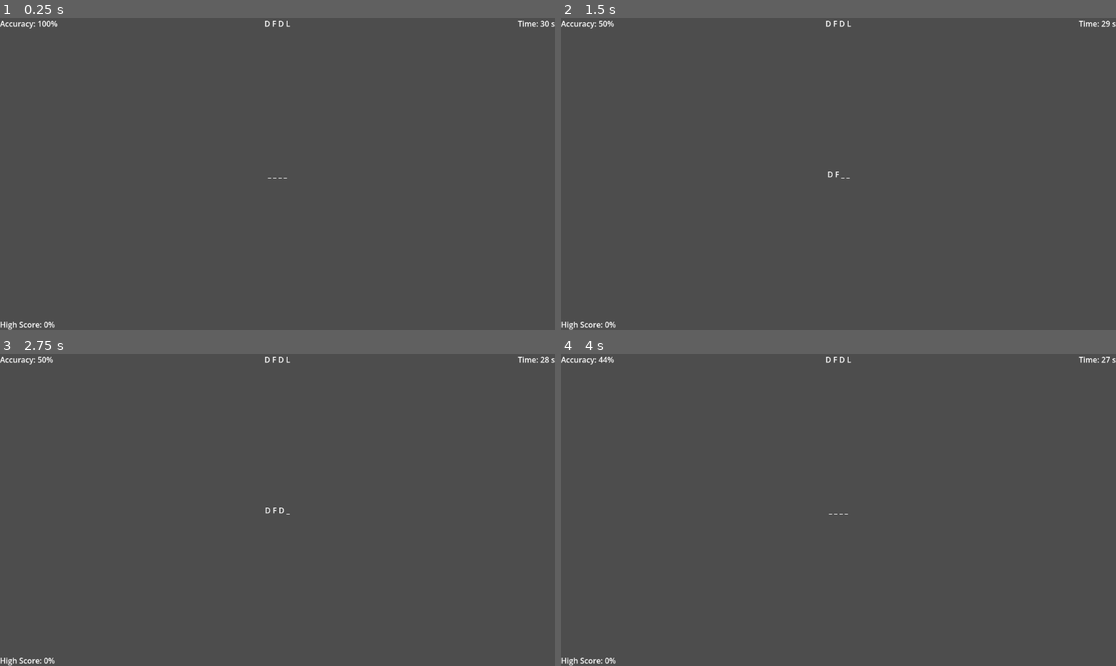
Above: before the commit, frames 1-4 (two rows, left to right).
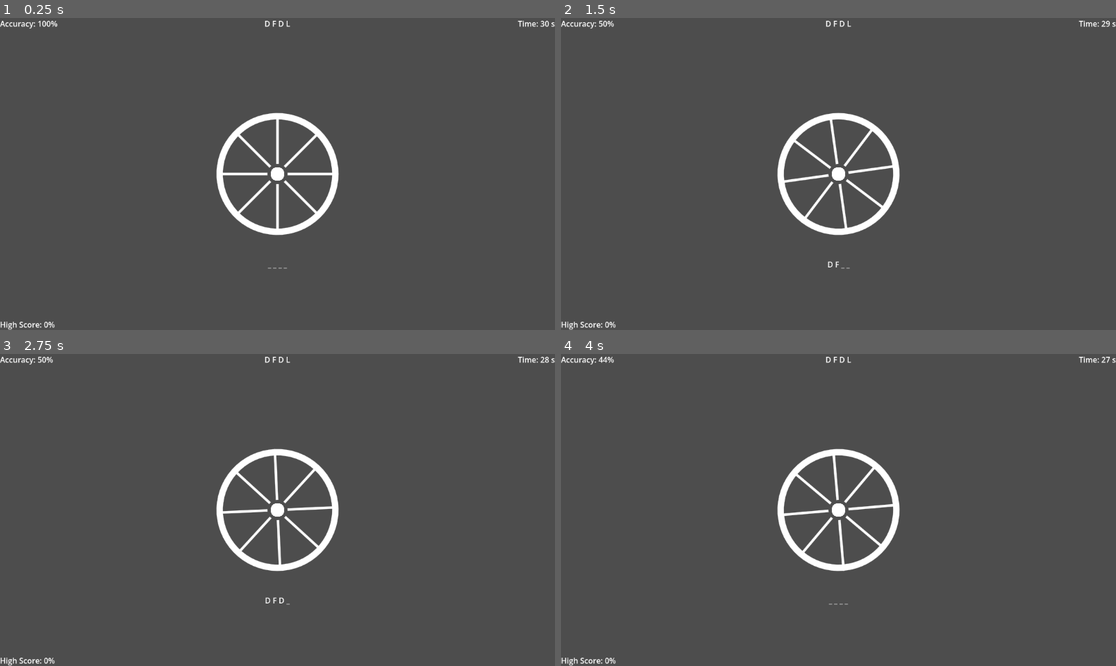
Above: after the commit, the same moments.

Repository: mayank-wangikar/MyGameJamRepo
Game: Godot game, scene res://typing_game.tscn
Two runs of this game, one before a commit and one after it. Both use one fixed random seed, a clock stepped at 60 frames per second and the inputs below.
Inputs:
- Up to frame 1 (0.25 s): no input
- Up to frame 2 (1.5 s): tap Enter at 0.5 s; hold D 0.53-1.28 s; tap F at 0.6 s; hold S from 1.28 s (still down); tap J at 1.35 s
- Up to frame 3 (2.75 s): release S at 2.03 s; hold D from 2.03 s (still down); tap K at 2.1 s
- Up to frame 4 (4 s): tap L at 2.85 s; release D at 3.53 s; hold A from 3.53 s (still down); tap F at 3.6 s

The runs differ from the first frame. In frame 1, 2.3% of the frame differs, in the area x 38-62%, y 30-81%; in frame 2, 2.2%; in frame 3, 2.2%; in frame 4, 2.2%.

Commit message:
wheellll

Diff:
--- a/typing_game.gd
+++ b/typing_game.gd
@@ -1,4 +1,6 @@
 extends Control
+
+signal correct_press
 
 # --- Node references ---
 @onready var timer: Timer = $Timer
@@ -59,6 +61,7 @@
 	if pressed_key == expected_key:
 		round_correct_presses += 1
 		current_index += 1
+		correct_press.emit()
 	_update_accuracy_display()
 	_update_progress_display()
 	if current_index >= target_set.size():
--- a/typing_game.tscn
+++ b/typing_game.tscn
@@ -1,6 +1,7 @@
 [gd_scene format=3 uid="uid://i6hfdnwnet4r"]
 
-[ext_resource type="Script" uid="uid://b1m0ktj7dcn3i" path="res://typing_game.gd" id="1_o3efb"]
+[ext_resource type="Script" uid="uid://gq6ffmebf7k3" path="res://typing_game.gd" id="1_o3efb"]
+[ext_resource type="Script" uid="uid://bnv2p0c0s6yws" path="res://wheel.gd" id="2_x8igm"]
 
 [node name="TypingGame" type="Control" unique_id=889836055]
 layout_mode = 3
@@ -74,9 +75,9 @@
 anchor_right = 0.5
 anchor_bottom = 0.5
 offset_left = -20.0
-offset_top = -11.5
+offset_top = 176.0
 offset_right = 20.0
-offset_bottom = 11.5
+offset_bottom = 199.0
 grow_horizontal = 2
 grow_vertical = 2
 text = "_ _ _ _"
@@ -88,3 +89,9 @@
 offset_bottom = 23.0
 text = "Accuracy 100%"
 metadata/_edit_use_anchors_ = true
+
+[node name="wheel" type="Sprite2D" parent="." unique_id=590592376]
+position = Vector2(577, 324)
+script = ExtResource("2_x8igm")
+
+[connection signal="correct_press" from="." to="wheel" method="add_spin"]
--- /dev/null
+++ b/wheel.gd
@@ -0,0 +1,37 @@
+extends Sprite2D
+
+# --- spin ---
+var angular_velocity := 0.0
+const FRICTION := 1.2
+const SPIN_PER_PRESS := 1.5
+const MAX_SPIN := 25.0
+
+# --- ring look (tweak these in the Inspector) ---
+@export var radius := 120.0
+@export var rim_width := 12.0
+@export var spokes := 8
+var ring_color := Color.WHITE
+
+func _ready() -> void:
+	_recenter()
+	get_viewport().size_changed.connect(_recenter)
+
+func _recenter() -> void:
+	global_position = get_viewport_rect().size / 2.0
+
+func _process(delta: float) -> void:
+	rotation += angular_velocity * delta
+	angular_velocity = move_toward(angular_velocity, 0.0, FRICTION * delta)
+
+func add_spin() -> void:
+	angular_velocity = min(angular_velocity + SPIN_PER_PRESS, MAX_SPIN)
+
+func _draw() -> void:
+	# the rim — a full-circle arc is the ring
+	draw_arc(Vector2.ZERO, radius, 0, TAU, 64, ring_color, rim_width, true)
+	# spokes (these are what make the spin actually visible)
+	for i in spokes:
+		var dir := Vector2(cos(TAU * i / spokes), sin(TAU * i / spokes))
+		draw_line(dir * radius * 0.18, dir * (radius - rim_width * 0.5), ring_color, 4.0, true)
+	# hub
+	draw_circle(Vector2.ZERO, radius * 0.12, ring_color)
Binary file added: game.apple-touch-icon.png
Binary file added: game.icon.png
Binary file added: game.png
Binary file added: index.apple-touch-icon.png
Binary file added: index.icon.png
Binary file added: index.png
Not shown, added: game.audio.position.worklet.js
Not shown, added: game.audio.worklet.js
Not shown, added: game.html
Not shown, added: game.js
Not shown, added: game.pck
Not shown, added: game.wasm
(and 7 more such lines)
